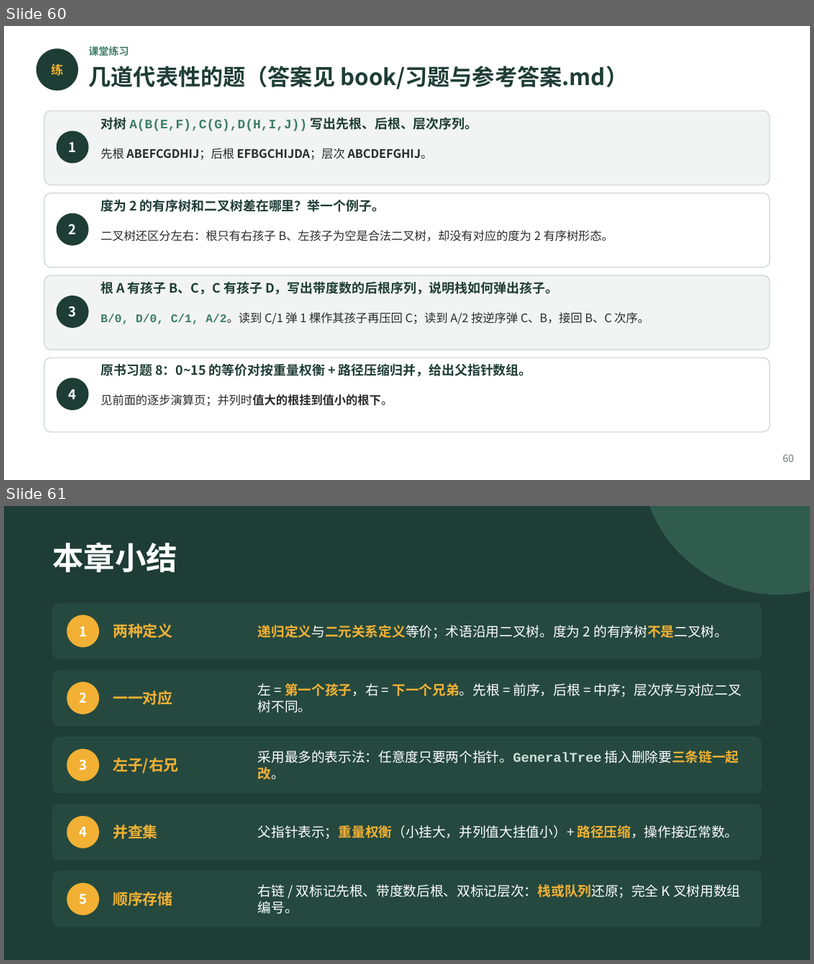
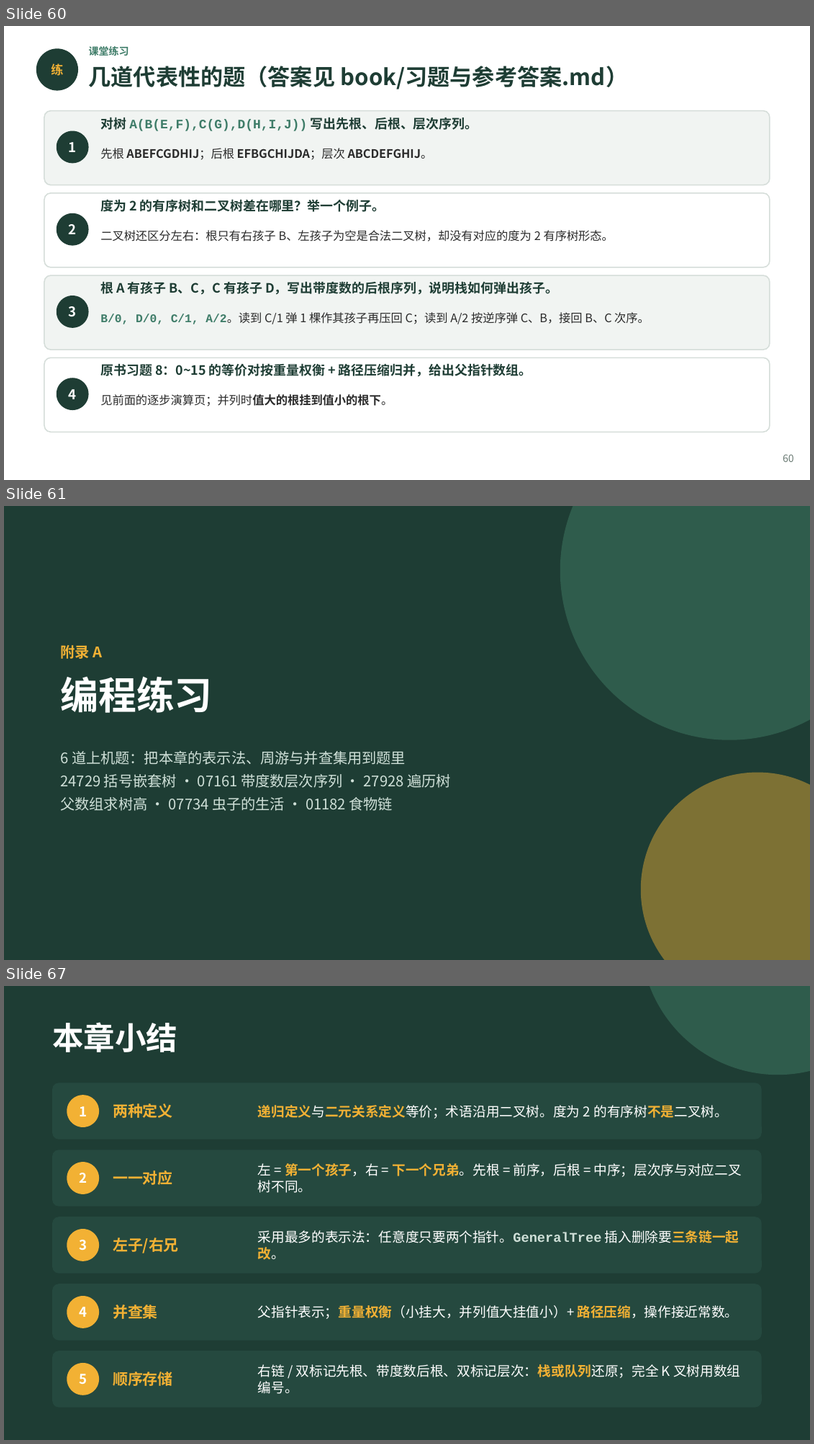
Before and after one commit to GMyhf/2026fall-cs201, a slide deck: courseware/202609_DSA_06_Tree.pptx. Shown one above the other, each under a label of ours: slides 60 and 61 before the commit, slides 60, 61 and 67 after it; the slides between them are not shown. The pictures are 814x964 and 814x1444 pixels, drawn with LibreOffice and Linux fonts; fonts in the diff are those of the drawing. Boxes give left, top, right and bottom in pixels: in the first picture for what was removed or moved away, otherwise in the second. Text is boxed around its words. In the diff, an @@ line names an element or a change of style, - is before the commit and + after.

```diff
--- a/courseware/202609_DSA_06_Tree.pptx
+++ b/courseware/202609_DSA_06_Tree.pptx
@@ slide 61 added at (4, 506, 810, 960), background #1E3D34 @@
@@ ellipse added at (561, 506, 810, 740), fill #2F5C4C @@
@@ text added at (60, 645, 102, 659), 13 pt, text #F2B134, bold @@
+附录 A
@@ text added at (60, 676, 212, 713), 34 pt, text #FFFFFF, bold @@
+编程练习
@@ text added at (60, 751, 451, 811), 13 pt, text #CFE0D8 @@
+6 道上机题：把本章的表示法、周游与并查集用到题里
+24729 括号嵌套树 · 07161 带度数层次序列 · 27928 遍历树
+父数组求树高 · 07734 虫子的生活 · 01182 食物链
@@ ellipse added at (641, 772, 810, 960), fill #F2B134 at 45% opacity @@
@@ what was slide 61 is now slide 67 @@
```
Also in this commit, not shown: 2 slides changed, 5 other slides added, 2 other files.
